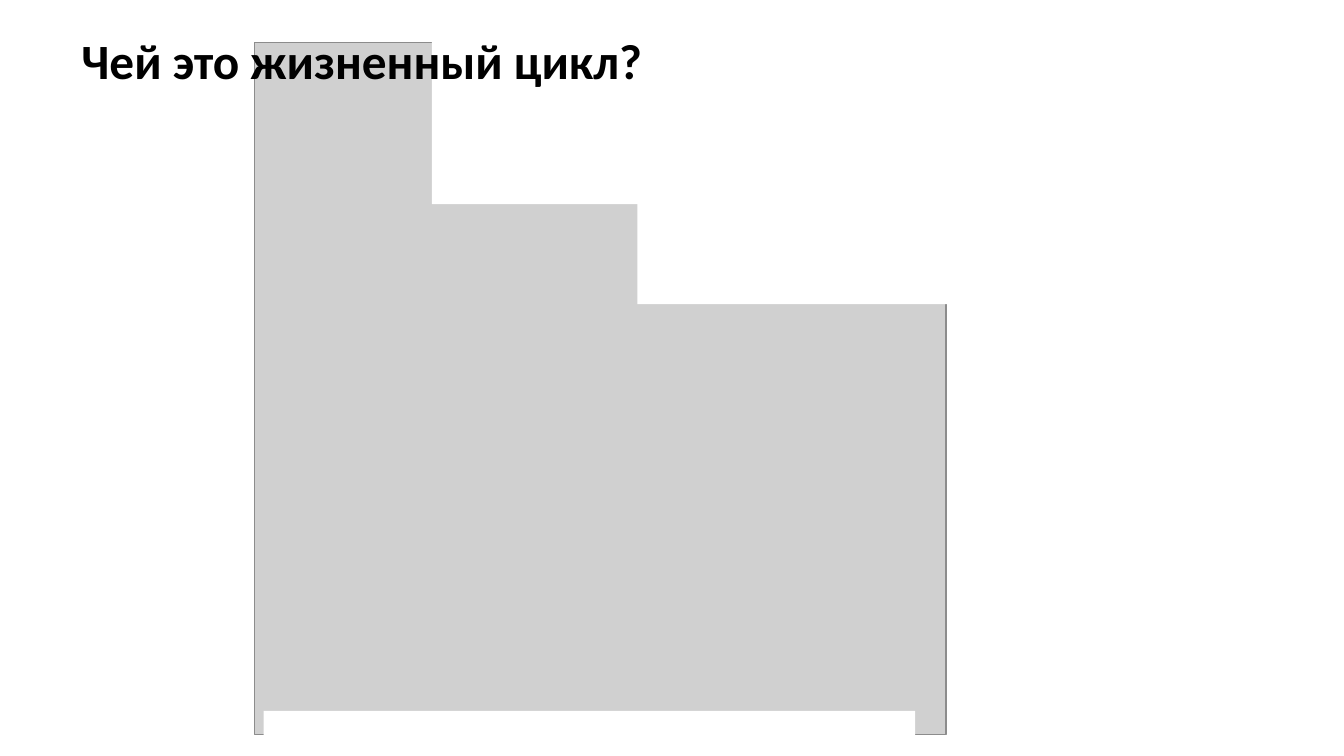
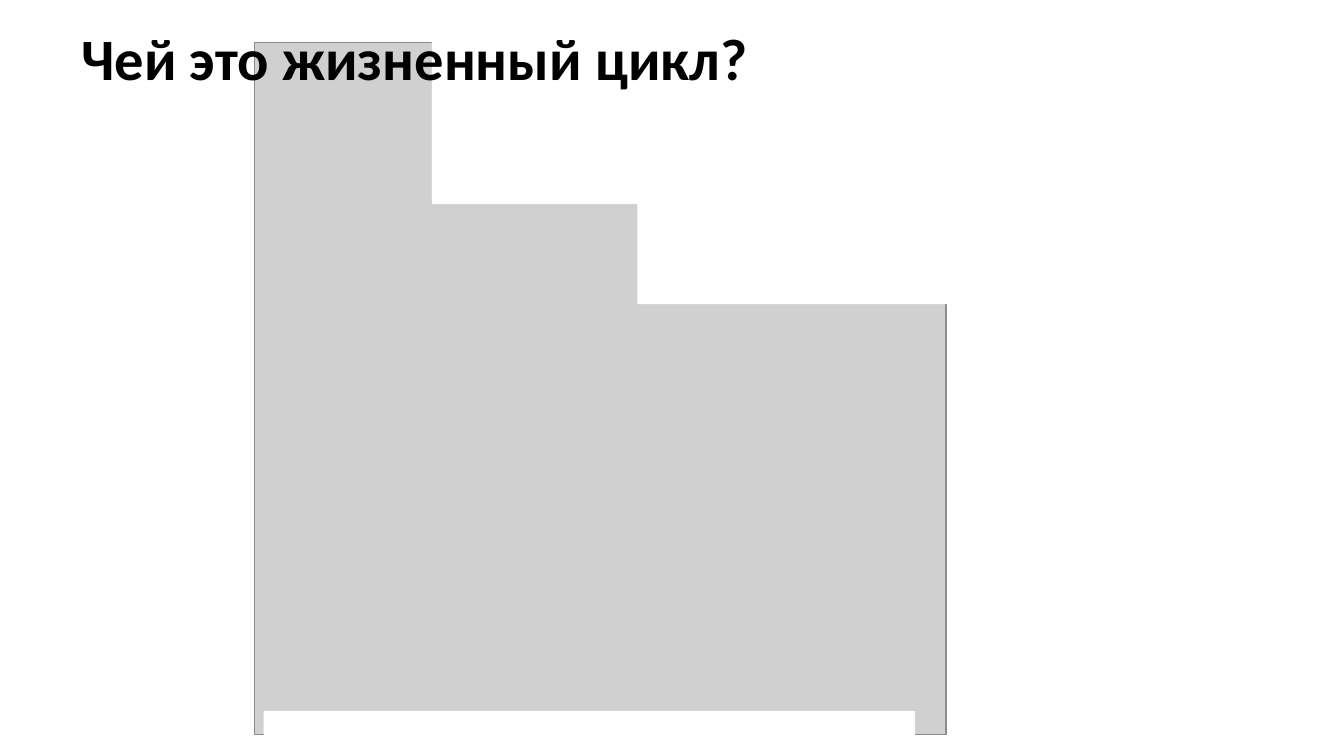
Before and after one commit to polydora/Lab-processings, a slide deck: slide 7 of Рабочие материалы/Зачет Plathelminthes.pptx (slide 8 before the commit). Drawn at 1344x756 pixels with LibreOffice and Linux fonts; fonts in the diff are those of the drawing; grey boxes stand for pictures. Boxes give left, top, right and bottom in pixels: in the first picture for what was removed or moved away, otherwise in the second. Text is boxed around its words. In the diff, an @@ line names an element or a change of style, - is before the commit and + after.

```diff
--- a/Рабочие материалы/Зачет Plathelminthes.pptx
+++ b/Рабочие материалы/Зачет Plathelminthes.pptx
@@ text "Чей это жизненный цикл?" at (81, 32, 747, 94): size 35.2 to 41.8 pt; line spacing 0.9 to 0.8 @@
```
Also in this commit, not shown: 2 other slides changed, 1 slide removed.
